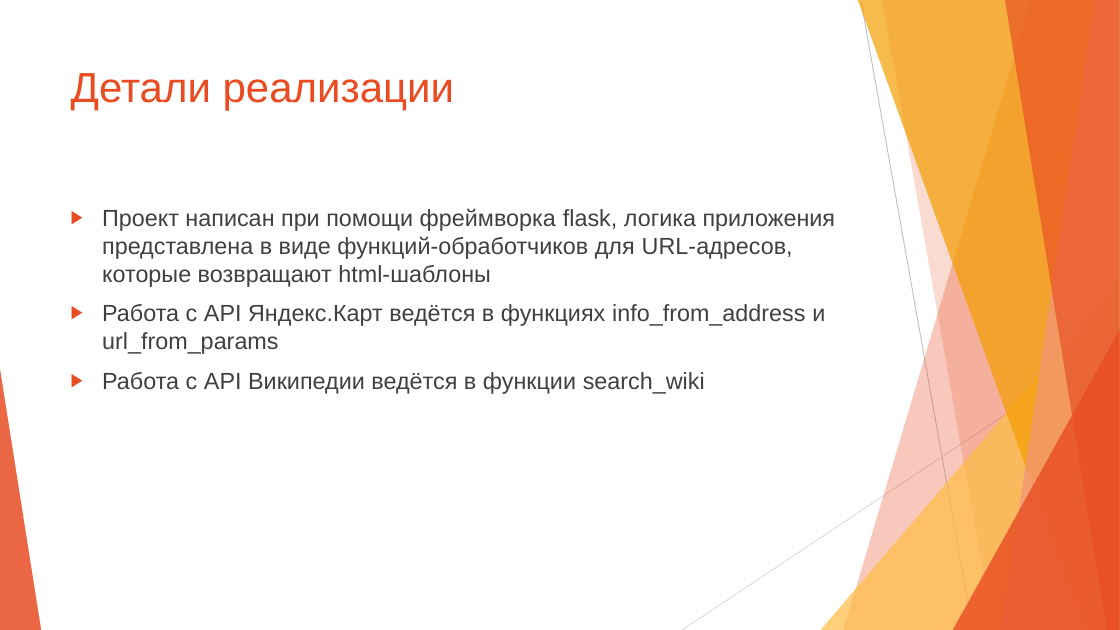
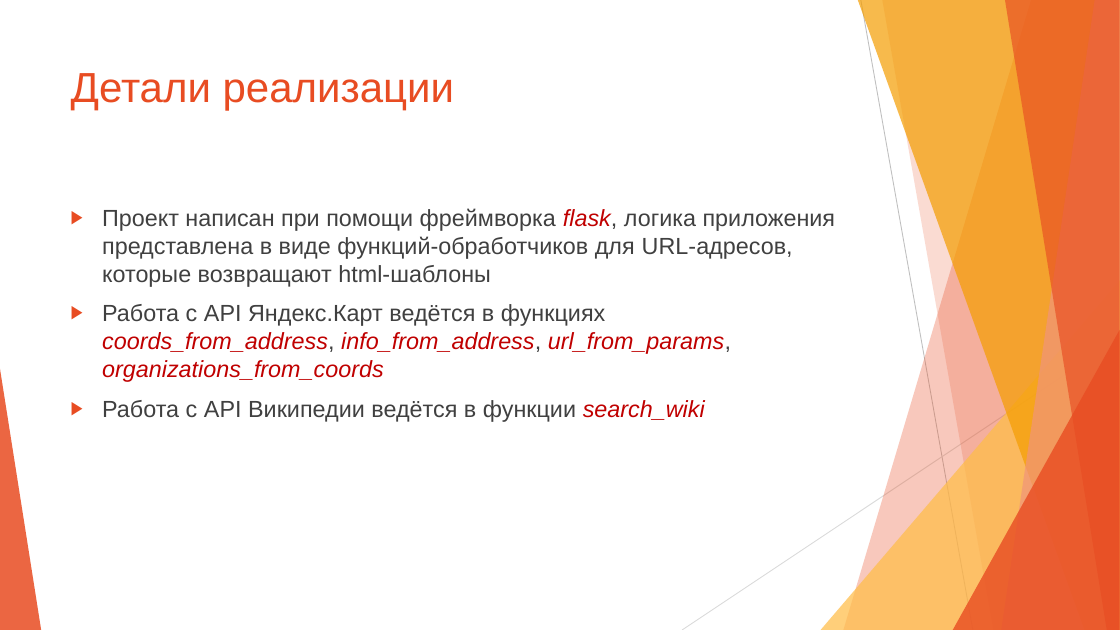
Before and after one commit to NikolayNyunin/API_Project, a slide deck: slide 3 of presentation.pptx. Drawn at 1120x630 pixels with LibreOffice and Linux fonts; fonts in the diff are those of the drawing. Boxes give left, top, right and bottom in pixels: in the first picture for what was removed or moved away, otherwise in the second. Text is boxed around its words. In the diff, an @@ line names an element or a change of style, - is before the commit and + after.

Commit message:
Edited presentation

```diff
--- a/presentation.pptx
+++ b/presentation.pptx
@@ text at [102, 208, 836, 422]: text colour #404040 to #C00000, italic on in "flask,", "search_wiki" @@
@@ text at [102, 304, 731, 382]: text changed; text colour #404040 to #C00000; italic on @@
-▶ Работа с API Яндекс.Карт ведётся в функциях info_from_address и url_from_params
+▶ Работа с API Яндекс.Карт ведётся в функциях coords_from_address, info_from_address, url_from_params, organizations_from_coords
```
Also in this commit, not shown: 4 other slides changed, 2 other files.
